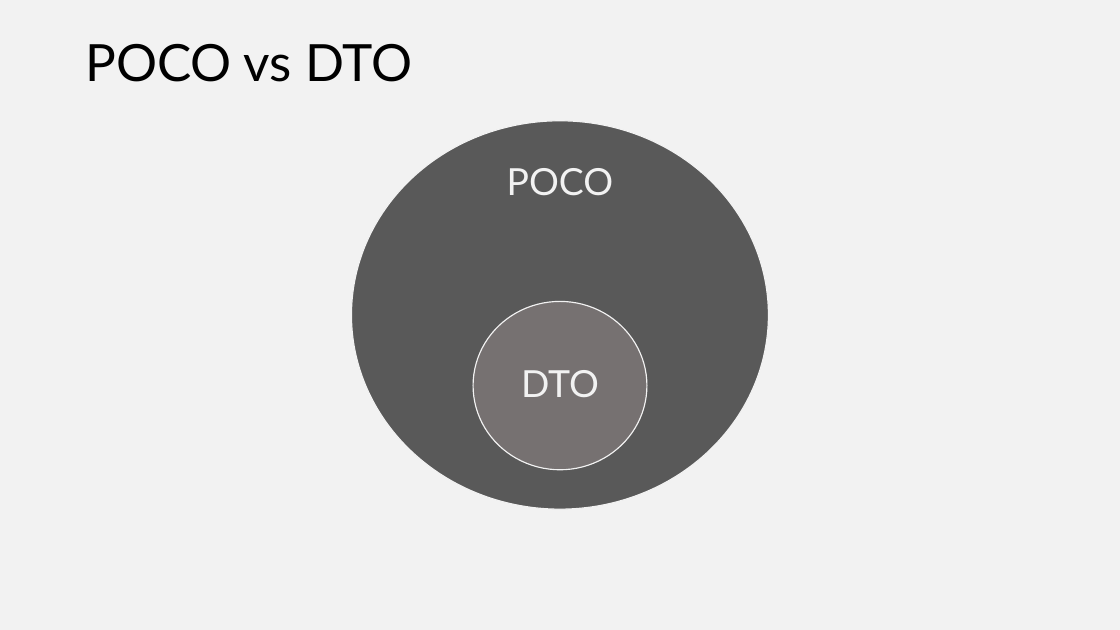
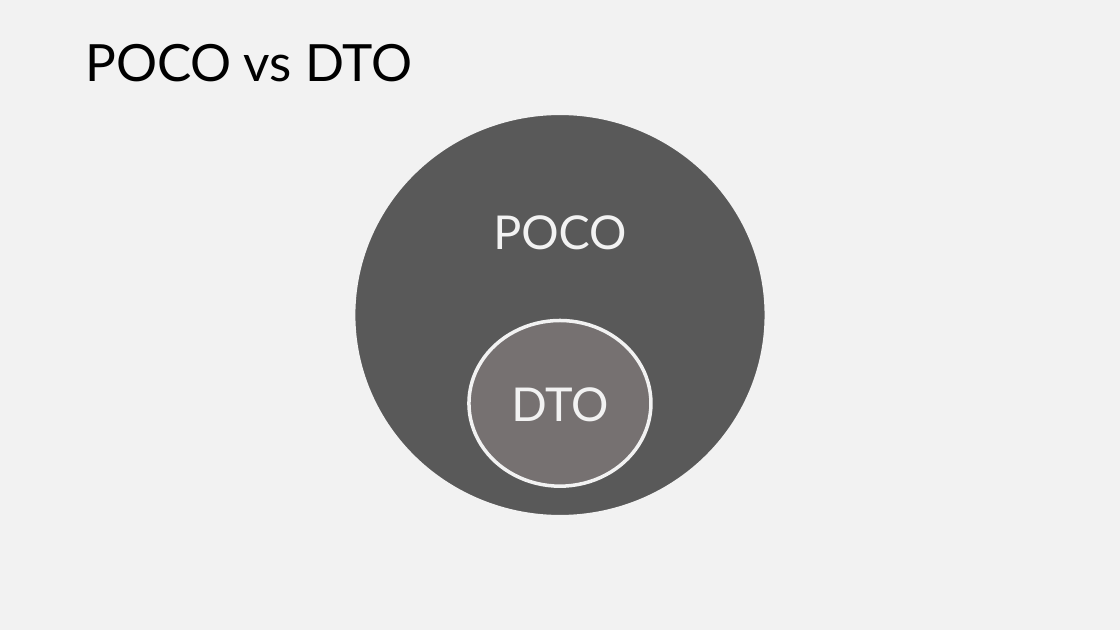
Before and after one commit to joaofbantunes/OOPsIDidItAgain, a slide deck: slide 22 of presentation/OOPsIDidItAgain.pptx (slide 21 before the commit). Drawn at 1120x630 pixels with LibreOffice and Linux fonts; fonts in the diff are those of the drawing. Boxes give left, top, right and bottom in pixels: in the first picture for what was removed or moved away, otherwise in the second. Text is boxed around its words. In the diff, an @@ line names an element or a change of style, - is before the commit and + after.

```diff
--- a/presentation/OOPsIDidItAgain.pptx
+++ b/presentation/OOPsIDidItAgain.pptx
@@ ellipse "POCO": place and size @@
-ellipse "POCO" at bbox=[507, 168, 614, 196]
+ellipse "POCO" at bbox=[354, 113, 766, 517]
@@ ellipse "POCO" at bbox=[354, 113, 766, 517]: size 32 to 40 pt; line spacing 0.9 to 1; less space between paragraphs; fill none to #595959; outline none to #F2F2F2 3 pt @@
@@ ellipse removed at bbox=[351, 121, 768, 509] @@
@@ ellipse "DTO": place and size @@
-ellipse "DTO" at bbox=[521, 370, 599, 397]
+ellipse "DTO" at bbox=[469, 321, 651, 486]
@@ ellipse "DTO" at bbox=[469, 321, 651, 486]: size 32 to 40 pt; line spacing 0.9 to 1; less space between paragraphs; fill none to #767171; outline none to #F2F2F2 3 pt @@
@@ ellipse removed at bbox=[473, 302, 647, 470] @@
```
Also in this commit, not shown: 9 other slides changed, 1 slide added, 1 other file.
